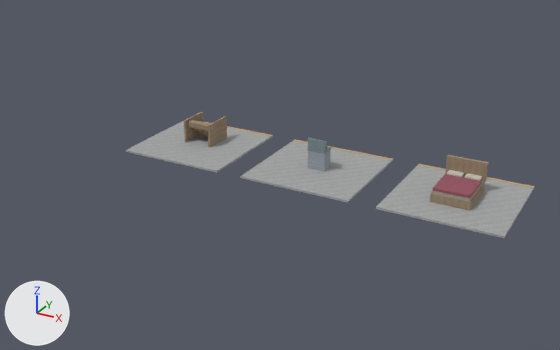
The glTF model development/levels/primitive-props-v1/site-kits/level_blockout_kit_wld_16_p04.glb: old version first, new version second.
Camera for both pictures: a 50 mm camera at (15.3, -28.4, 15.0) aimed at (-0.2, 0.0, 0.9). The lights are fixed; the arrows at lower left show +X, +Y and +Z. The picture after the commit comes second. Vertices at exactly the same position are counted once.

Names of what the first picture shows: 'level_blockout_kit_wld_16_p04'.
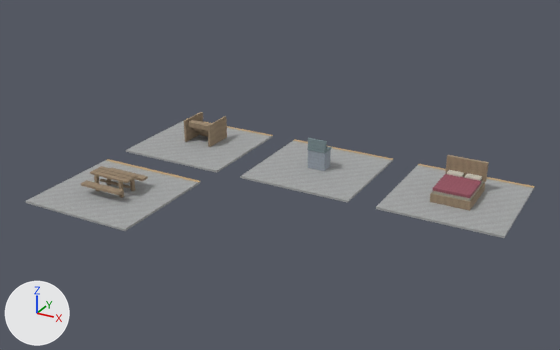
The change in detail:
me_eight_pines_motor_lodge_map_kit_contact_room is used by ob_level_blockout_kit_wld_16_p04; location (0.0, 0.0, 0.0).
me_eight_pines_motor_lodge_map_kit_contact_room had 264 vertices, 424 faces and spanned x -9.8..9.8, y 0.7..6.3, z -0.1..1.5.
me_eight_pines_motor_lodge_map_kit_contact_room now has 360 vertices, 568 faces and spans x -9.8..9.8, y -6.3..6.3, z -0.1..1.5.
me_eight_pines_motor_lodge_map_kit_contact_room part 1: a new loose piece, a box spanning x -9.825..-4.175, y -6.3..-0.7, z -0.11..-0.01, in mat_blockout_stone.
me_eight_pines_motor_lodge_map_kit_contact_room part 2: a new loose piece, a box spanning x -9.825..-4.175, y -0.89..-0.71, z -0.013..0.002, in mat_blockout_accent.
me_eight_pines_motor_lodge_map_kit_contact_room part 3: a new loose piece, a box spanning x -8.08..-5.92, y -3.33..-3.09, z 0.767..0.853, in mat_blockout_wood.
me_eight_pines_motor_lodge_map_kit_contact_room part 4: a new loose piece, a box spanning x -8.08..-5.92, y -3.62..-3.38, z 0.767..0.853, in mat_blockout_wood.
me_eight_pines_motor_lodge_map_kit_contact_room part 5: a new loose piece, a box spanning x -8.08..-5.92, y -3.91..-3.67, z 0.767..0.853, in mat_blockout_wood.
me_eight_pines_motor_lodge_map_kit_contact_room part 6: a new loose piece, a box spanning x -8.09..-5.91, y -2.83..-2.45, z 0.44..0.55, in mat_blockout_wood.
me_eight_pines_motor_lodge_map_kit_contact_room part 7: a new loose piece, a box spanning x -8.09..-5.91, y -4.55..-4.17, z 0.44..0.55, in mat_blockout_wood.
me_eight_pines_motor_lodge_map_kit_contact_room part 8: a new loose piece, a box spanning x -6.36..-6.24, y -3.18..-3.02, z 0.0..0.76, in mat_blockout_wood.
me_eight_pines_motor_lodge_map_kit_contact_room part 9: a new loose piece, a box spanning x -6.36..-6.24, y -3.98..-3.82, z 0.0..0.76, in mat_blockout_wood.
me_eight_pines_motor_lodge_map_kit_contact_room part 10: a new loose piece, a box spanning x -7.845..-6.155, y -3.55..-3.45, z 0.315..0.405, in mat_blockout_wood.
Other edits to the shape of me_eight_pines_motor_lodge_map_kit_contact_room do not show in these pictures.

Where the change shows, as pixel boxes [x1, y1, x2, y2] in the pictures (560 x 350 px):
'level_blockout_kit_wld_16_p04', reshaped (24% wider): before [126, 112, 535, 238]; after [26, 112, 535, 238]
part 1 of me_eight_pines_motor_lodge_map_kit_contact_room, added: after [26, 160, 201, 231]
part 2 of me_eight_pines_motor_lodge_map_kit_contact_room, added: after [106, 159, 200, 182]
part 3 of me_eight_pines_motor_lodge_map_kit_contact_room, added: after [99, 166, 138, 178]
part 4 of me_eight_pines_motor_lodge_map_kit_contact_room, added: after [94, 168, 134, 181]
part 5 of me_eight_pines_motor_lodge_map_kit_contact_room, added: after [90, 170, 130, 183]
part 6 of me_eight_pines_motor_lodge_map_kit_contact_room, added: after [112, 168, 148, 181]
part 7 of me_eight_pines_motor_lodge_map_kit_contact_room, added: after [81, 180, 124, 195]
part 8 of me_eight_pines_motor_lodge_map_kit_contact_room, added: after [130, 180, 135, 191]
part 9 of me_eight_pines_motor_lodge_map_kit_contact_room, added: after [118, 181, 124, 198]
part 10 of me_eight_pines_motor_lodge_map_kit_contact_room, added: after [100, 179, 130, 188]
